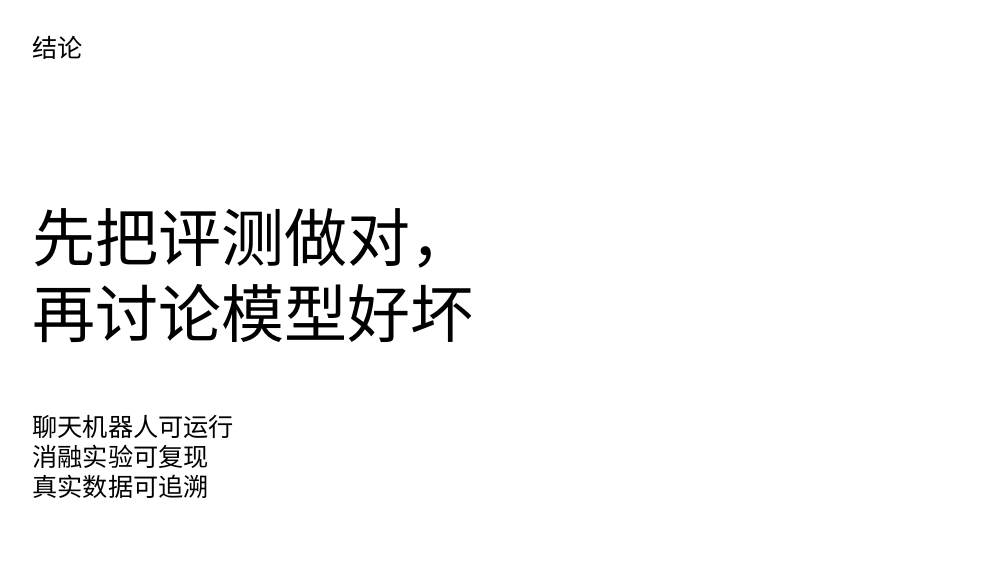
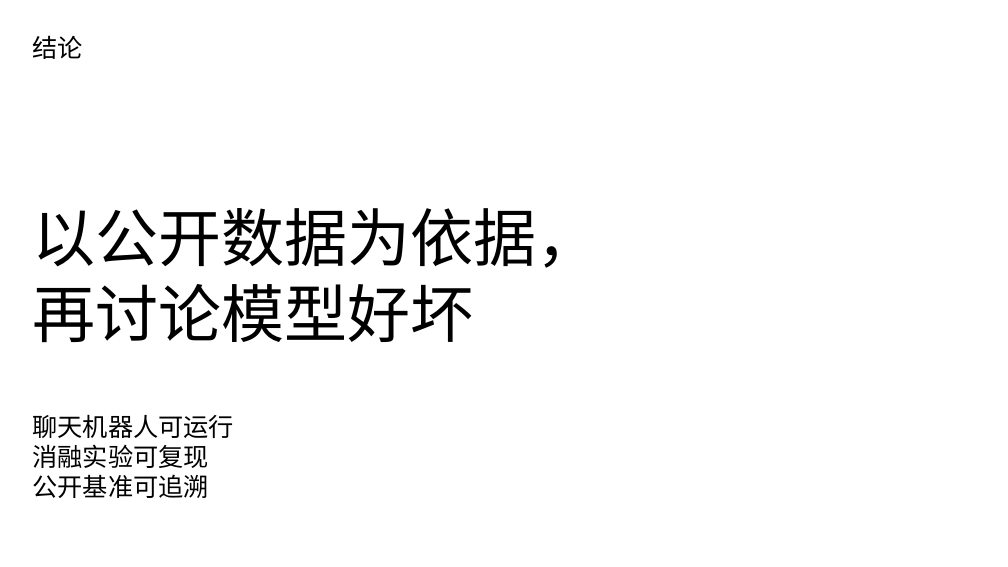
Before and after one commit to n0rk1n/HDU-erc, a slide deck: slide 12 of deliverables/advisor_full_summary_20260728/emotion_chatbot_ablation_report.pptx. Drawn at 1008x567 pixels with LibreOffice and Linux fonts; fonts in the diff are those of the drawing. Boxes give left, top, right and bottom in pixels: in the first picture for what was removed or moved away, otherwise in the second. Text is boxed around its words. In the diff, an @@ line names an element or a change of style, - is before the commit and + after.

```diff
--- a/deliverables/advisor_full_summary_20260728/emotion_chatbot_ablation_report.pptx
+++ b/deliverables/advisor_full_summary_20260728/emotion_chatbot_ablation_report.pptx
@@ text at box(33, 208, 600, 343): text changed @@
-先把评测做对，
-再讨论模型好坏
+以公开数据为依据，
+再讨论模型好坏
@@ text at box(33, 474, 209, 498): text changed @@
-真实数据可追溯
+公开基准可追溯
```
Also in this commit, not shown: 8 other slides changed, 37 other files.
